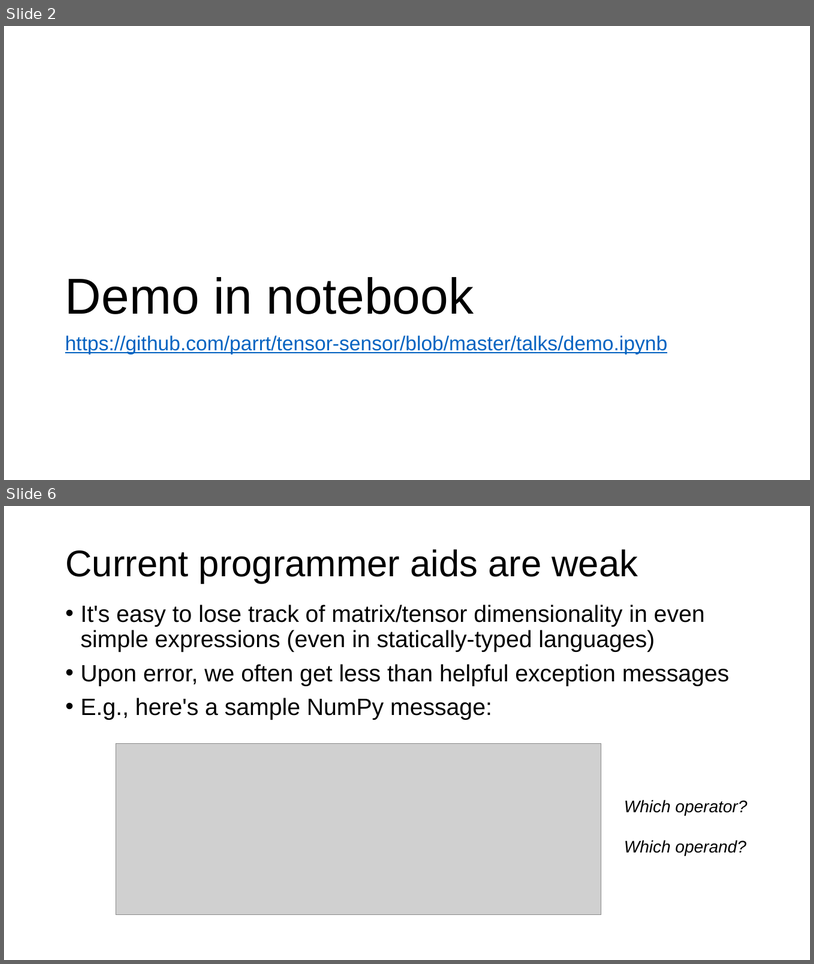
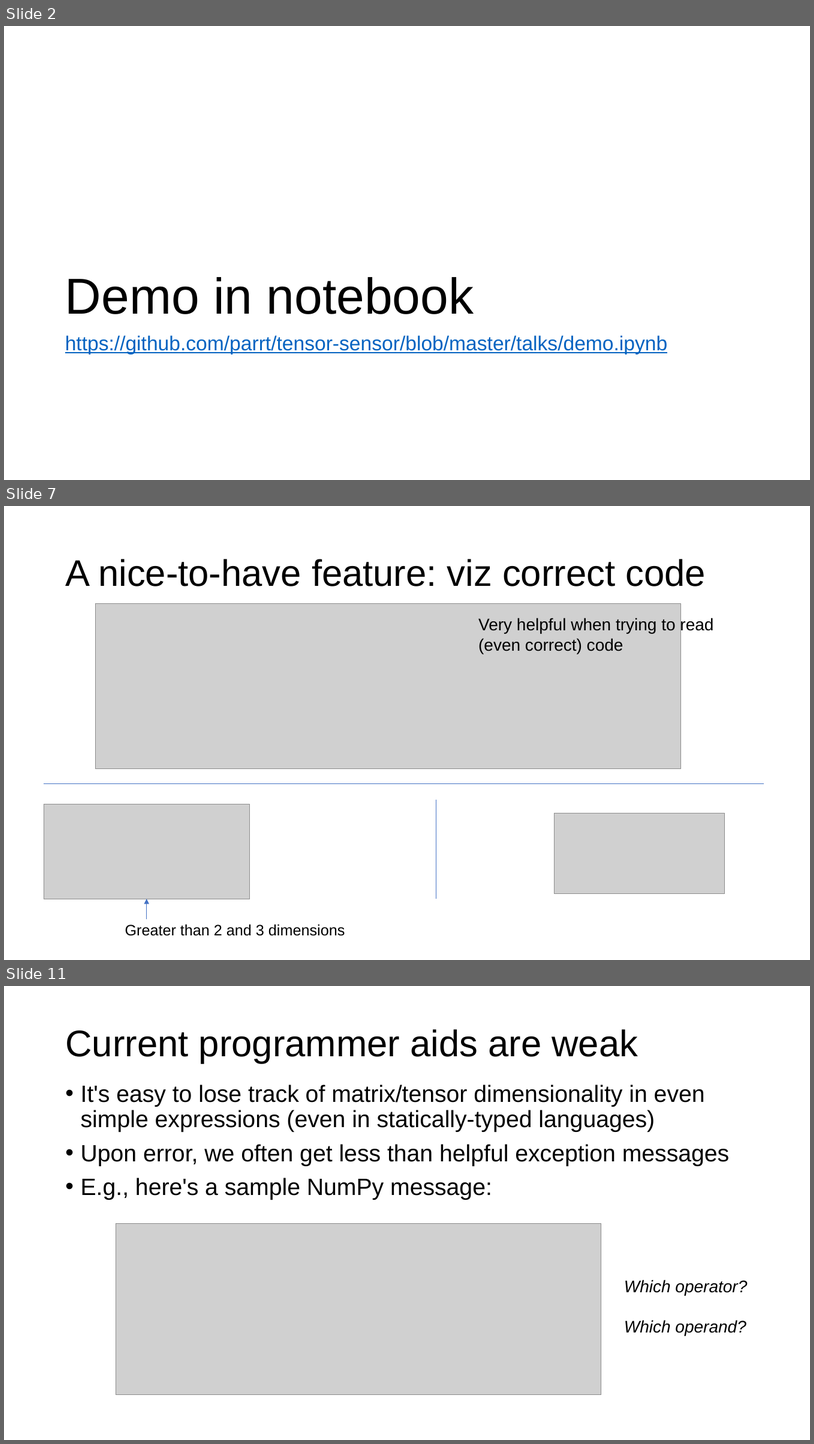
Before and after one commit to parrt/tensor-sensor, a slide deck: talks/tensor-sensor.pptx. Shown one above the other, each under a label of ours: slides 2 and 6 before the commit, slides 2, 7 and 11 after it; the slides between them are not shown. The pictures are 814x964 and 814x1444 pixels, drawn with LibreOffice and Linux fonts; fonts in the diff are those of the drawing; grey boxes stand for pictures; background and template pictures are left out. Boxes give left, top, right and bottom in pixels: in the first picture for what was removed or moved away, otherwise in the second. Text is boxed around its words. In the diff, an @@ line names an element or a change of style, - is before the commit and + after.

```diff
--- a/talks/tensor-sensor.pptx
+++ b/talks/tensor-sensor.pptx
@@ slide 7 added at (x1=4, y1=506, x2=810, y2=960), background #FFFFFF @@
@@ title added at (x1=65, y1=559, x2=706, y2=586), 44 pt, text #000000 @@
+A nice-to-have feature: viz correct code
@@ picture added at (x1=95, y1=603, x2=681, y2=769) @@
@@ text added at (x1=479, y1=617, x2=714, y2=654), 20 pt, text #000000 @@
+Very helpful when trying to read (even correct) code
@@ line added from (44, 784) to (764, 784), #4472C4 0.5 pt @@
@@ picture added at (x1=44, y1=804, x2=250, y2=898) @@
@@ line added from (437, 799) to (437, 898), #4472C4 0.5 pt @@
@@ picture added at (x1=555, y1=813, x2=725, y2=893) @@
@@ arrow added from (147, 919) to (147, 898), #4472C4 0.5 pt @@
@@ text added at (x1=125, y1=924, x2=345, y2=936), 18 pt, text #000000 @@
+Greater than 2 and 3 dimensions
@@ what was slide 6 is now slide 11 @@
```
Also in this commit, not shown: 3 slides changed, 4 other slides added, 1 slide removed, 2 other files.
